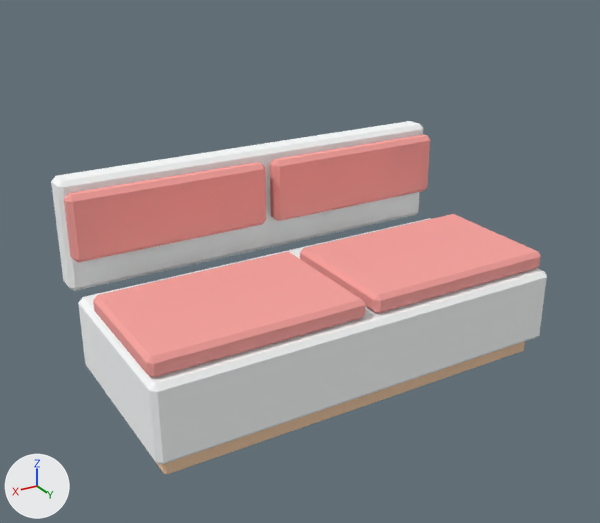
A saved change to the glTF model assets/made/diner/diner_booth.glb.
Camera for both pictures: a 50 mm lens placed at (0.838, 1.362, 0.917), pointed at (0.033, 0.02, 0.246). Every picture has the same lights, and +X, +Y and +Z are marked at lower left. The older version comes first. Where no turn or scale is listed for an object, it has been applied to the vertices. Vertices at exactly the same position are counted once.

In view in the first picture: 'Left back cushion', 'Left seat cushion', 'Padded bench base', 'Right back cushion', 'Right seat cushion', 'Tall back shell', 'Wood foot plinth'.
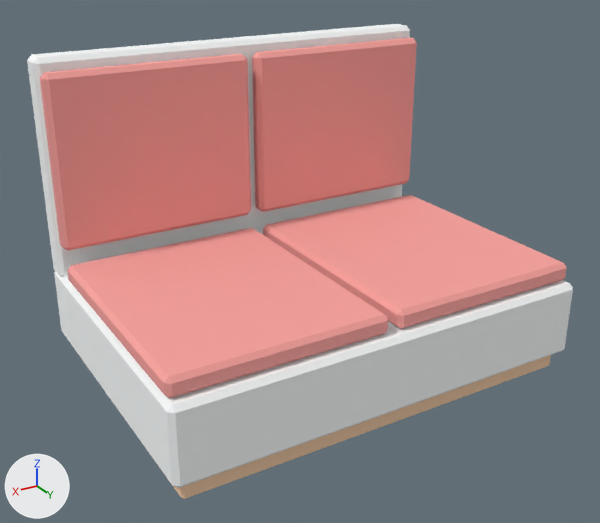
Commit message: Rebuild diner assets for the tall booth with Blender 4.5.10 LTS

Pixel boxes (x1, y1, x2, y2) of what changed, in the pictures (600 x 523 px; the box of a moved part takes in the faces that stretch with it):
'Padded bench base', reshaped, moved: before (78, 218, 547, 465); after (54, 234, 573, 488)
'Right back cushion', reshaped, moved (94% taller): before (64, 162, 266, 263); after (40, 54, 251, 251)
'Right seat cushion', reshaped, moved (18% wider, 35% taller): before (93, 252, 366, 378); after (67, 228, 388, 398)
'Tall back shell', reshaped, moved (49% taller): before (51, 121, 423, 291); after (27, 24, 410, 277)
'Left back cushion', reshaped, moved (99% taller): before (270, 134, 430, 221); after (252, 38, 417, 212)
'Left seat cushion', reshaped, moved (27% wider, 34% taller): before (300, 214, 540, 314); after (263, 195, 567, 329)
'Wood foot plinth', reshaped, moved: before (116, 341, 525, 475); after (78, 354, 551, 499)
part 1 of me_cube_005, moved or reshaped: before (271, 188, 427, 221); after (258, 181, 408, 212)
part 2 of me_cube_005, moved or reshaped: before (270, 134, 430, 218); after (252, 38, 417, 209)
part 5 of me_cube_007, moved or reshaped: before (74, 220, 266, 263); after (63, 212, 249, 251)
part 6 of me_cube_007, moved or reshaped: before (64, 162, 266, 260); after (40, 54, 251, 248)
part 8 of me_cube_003, moved or reshaped (not visible afterwards): before (71, 213, 417, 291)
part 9 of me_cube_003, moved or reshaped: before (51, 129, 423, 288); after (27, 30, 410, 276)
part 10 of me_cube_003, moved or reshaped: before (51, 121, 423, 187); after (27, 24, 410, 64)

Edits to the bpy script that builds the scene:
```text
Change me_cube_005:
    remove me_cube_005.from_pydata(...)  # 24 vertices, 44 faces; spans x -0.218..0.218, y -0.018..0.018, z -0.07..0.07
    add me_cube_005.from_pydata(...)  # 24 vertices, 44 faces; spans x -0.218..0.218, y -0.018..0.018, z -0.18..0.18
    me_cube_005 part 1: all 12 vertices in x -0.218..0.218, y -0.018..0.018, z -0.07..-0.06 are moved by (0.0, 0.0, -0.11)
    me_cube_005 part 2: all 12 vertices in x -0.218..0.218, y -0.018..0.018, z 0.06..0.07 are moved by (0.0, 0.0, 0.11)
Change me_cube_004:
    remove me_cube_004.from_pydata(...)  # 24 vertices, 44 faces; spans x -0.218..0.218, y -0.145..0.145, z -0.02..0.02
    add me_cube_004.from_pydata(...)  # 24 vertices, 44 faces; spans x -0.218..0.218, y -0.264..0.264, z -0.02..0.02
    me_cube_004 part 3: all 12 vertices in x -0.218..0.218, y 0.136..0.145, z -0.02..0.02 are moved by (0.0, 0.119, 0.0)
    other edits to the shape of me_cube_004 do not show in these pictures
Change me_cube_002:
    remove me_cube_002.from_pydata(...)  # 24 vertices, 44 faces; spans x -0.45..0.45, y -0.2..0.2, z -0.08..0.08
    add me_cube_002.from_pydata(...)  # 24 vertices, 44 faces; spans x -0.45..0.45, y -0.321..0.321, z -0.08..0.08
    me_cube_002 part 4: all 12 vertices in x -0.45..0.45, y 0.19..0.2, z -0.08..0.08 are moved by (0.0, 0.121, 0.0)
    other edits to the shape of me_cube_002 do not show in these pictures
Change me_cube_007:
    remove me_cube_007.from_pydata(...)  # 24 vertices, 44 faces; spans x -0.218..0.218, y -0.018..0.018, z -0.07..0.07
    add me_cube_007.from_pydata(...)  # 24 vertices, 44 faces; spans x -0.218..0.218, y -0.018..0.018, z -0.18..0.18
    me_cube_007 part 5: all 12 vertices in x -0.218..0.218, y -0.018..0.018, z -0.07..-0.06 are moved by (0.0, 0.0, -0.11)
    me_cube_007 part 6: all 12 vertices in x -0.218..0.218, y -0.018..0.018, z 0.06..0.07 are moved by (0.0, 0.0, 0.11)
Change me_cube_006:
    remove me_cube_006.from_pydata(...)  # 24 vertices, 44 faces; spans x -0.218..0.218, y -0.145..0.145, z -0.02..0.02
    add me_cube_006.from_pydata(...)  # 24 vertices, 44 faces; spans x -0.218..0.218, y -0.264..0.264, z -0.02..0.02
    me_cube_006 part 7: all 12 vertices in x -0.218..0.218, y 0.136..0.145, z -0.02..0.02 are moved by (0.0, 0.119, 0.0)
    other edits to the shape of me_cube_006 do not show in these pictures
Change me_cube_003:
    remove me_cube_003.from_pydata(...)  # 24 vertices, 44 faces; spans x -0.45..0.45, y -0.03..0.03, z -0.117..0.117
    add me_cube_003.from_pydata(...)  # 24 vertices, 44 faces; spans x -0.45..0.45, y -0.03..0.03, z -0.23..0.23
    me_cube_003 part 8: all 4 vertices in x -0.44..0.44, y -0.02..0.02, z -0.117 are moved by (0.0, 0.0, -0.113)
    me_cube_003 part 9: all 8 vertices in x -0.45..0.45, y -0.03..0.03, z 0.108 are moved by (0.0, 0.0, 0.112)
    me_cube_003 part 10: all 4 vertices in x -0.44..0.44, y -0.02..0.02, z 0.117 are moved by (0.0, 0.0, 0.113)
    other edits to the shape of me_cube_003 do not show in these pictures
Change me_cube_001:
    remove me_cube_001.from_pydata(...)  # 24 vertices, 44 faces; spans x -0.43..0.43, y -0.175..0.175, z -0.02..0.02
    add me_cube_001.from_pydata(...)  # 24 vertices, 44 faces; spans x -0.43..0.43, y -0.3..0.3, z -0.02..0.02
    me_cube_001 part 11: all 12 vertices in x -0.43..0.43, y 0.17..0.175, z -0.02..0.02 are moved by (0.0, 0.125, 0.0)
    other edits to the shape of me_cube_001 do not show in these pictures
Change ob_left_back_cushion:
    ob_left_back_cushion.location: (-0.227, -0.171, 0.335) -> (-0.227, -0.243, 0.445)
Change ob_left_seat_cushion:
    ob_left_seat_cushion.location: (-0.227, 0.084, 0.22) -> (-0.227, 0.037, 0.22)
Change ob_padded_bench_base:
    ob_padded_bench_base.location: (0.0, 0.049, 0.12) -> (0.0, 0.0, 0.12)
Change ob_right_back_cushion:
    ob_right_back_cushion.location: (0.227, -0.171, 0.335) -> (0.227, -0.243, 0.445)
Change ob_right_seat_cushion:
    ob_right_seat_cushion.location: (0.227, 0.084, 0.22) -> (0.227, 0.037, 0.22)
Change ob_tall_back_shell:
    ob_tall_back_shell.location: (0.0, -0.219, 0.308) -> (0.0, -0.291, 0.42)
Change ob_wood_foot_plinth:
    ob_wood_foot_plinth.location: (0.0, 0.049, 0.02) -> (0.0, 0.0, 0.02)
```
